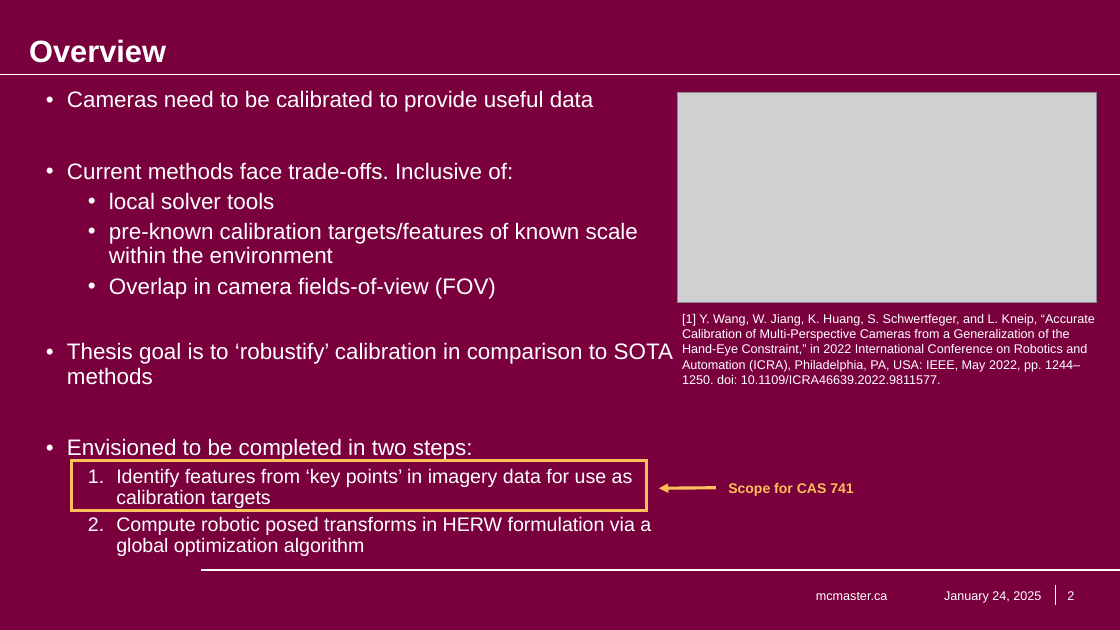
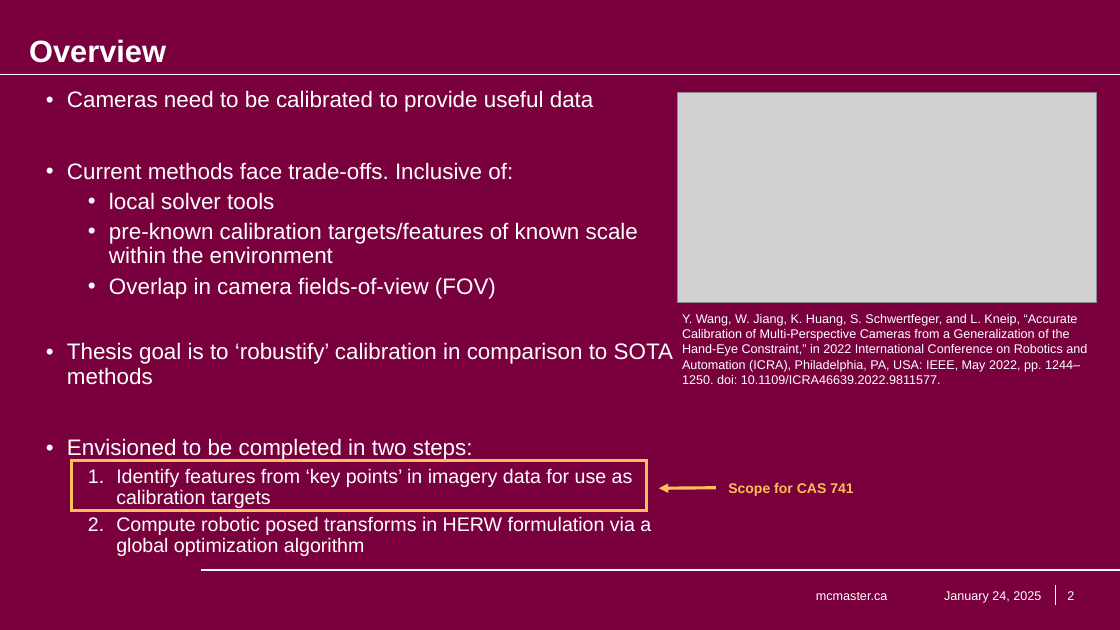
Before and after one commit to KiranSingh15/CAS-741-Image-Correspondences, a slide deck: slide 2 of docs/Presentations/SRS_Presentation/Kiran Singh - SRS Presentation - Image Feature Correspondences.pptx. Drawn at 1120x630 pixels with LibreOffice and Linux fonts; fonts in the diff are those of the drawing; grey boxes stand for pictures; background and template pictures are left out. Boxes give left, top, right and bottom in pixels: in the first picture for what was removed or moved away, otherwise in the second. Text is boxed around its words. In the diff, an @@ line names an element or a change of style, - is before the commit and + after.

```diff
--- a/docs/Presentations/SRS_Presentation/Kiran Singh - SRS Presentation - Image Feature Correspondences.pptx
+++ b/docs/Presentations/SRS_Presentation/Kiran Singh - SRS Presentation - Image Feature Correspondences.pptx
@@ text at bbox=[682, 314, 1087, 384]: text changed @@
-[1] Y. Wang, W. Jiang, K. Huang, S. Schwertfeger, and L. Kneip, “Accurate Calibration of Multi-Perspective Cameras from a Generalization of the Hand-Eye Constraint,” in 2022 International Conference on Robotics and Automation (ICRA), Philadelphia, PA, USA: IEEE, May 2022, pp. 1244–1250. doi: 10.1109/ICRA46639.2022.9811577.
+Y. Wang, W. Jiang, K. Huang, S. Schwertfeger, and L. Kneip, “Accurate Calibration of Multi-Perspective Cameras from a Generalization of the Hand-Eye Constraint,” in 2022 International Conference on Robotics and Automation (ICRA), Philadelphia, PA, USA: IEEE, May 2022, pp. 1244–1250. doi: 10.1109/ICRA46639.2022.9811577.
```
Also in this commit, not shown: 6 other slides changed.
